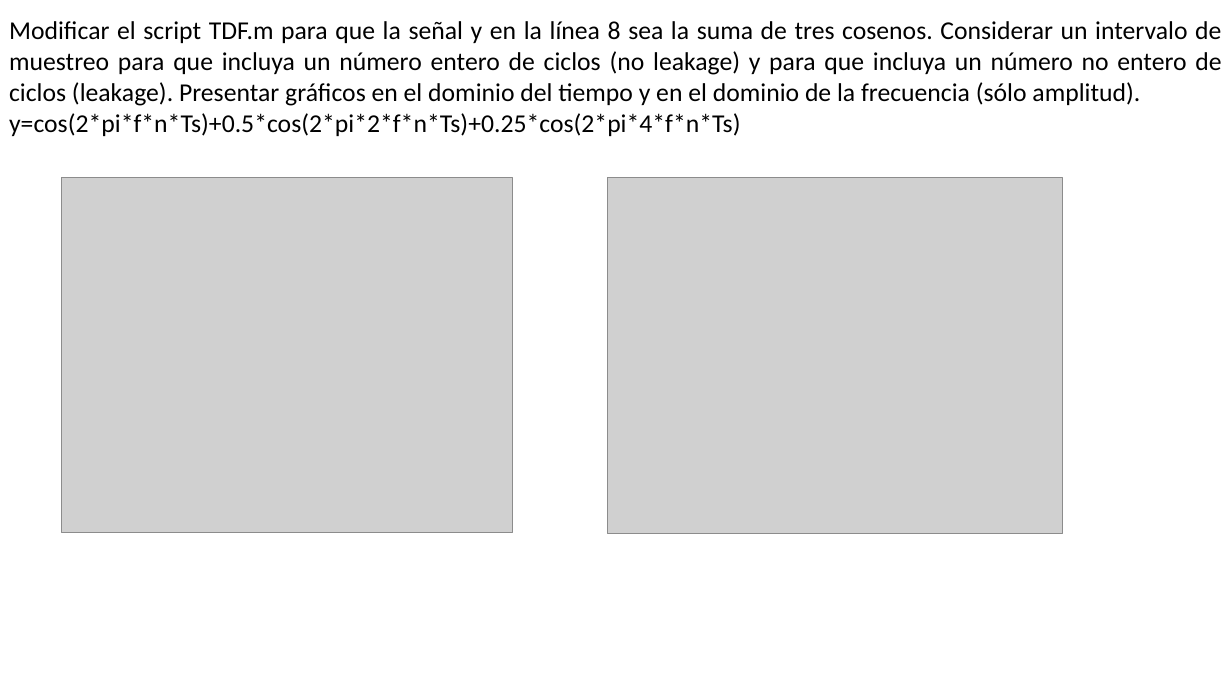
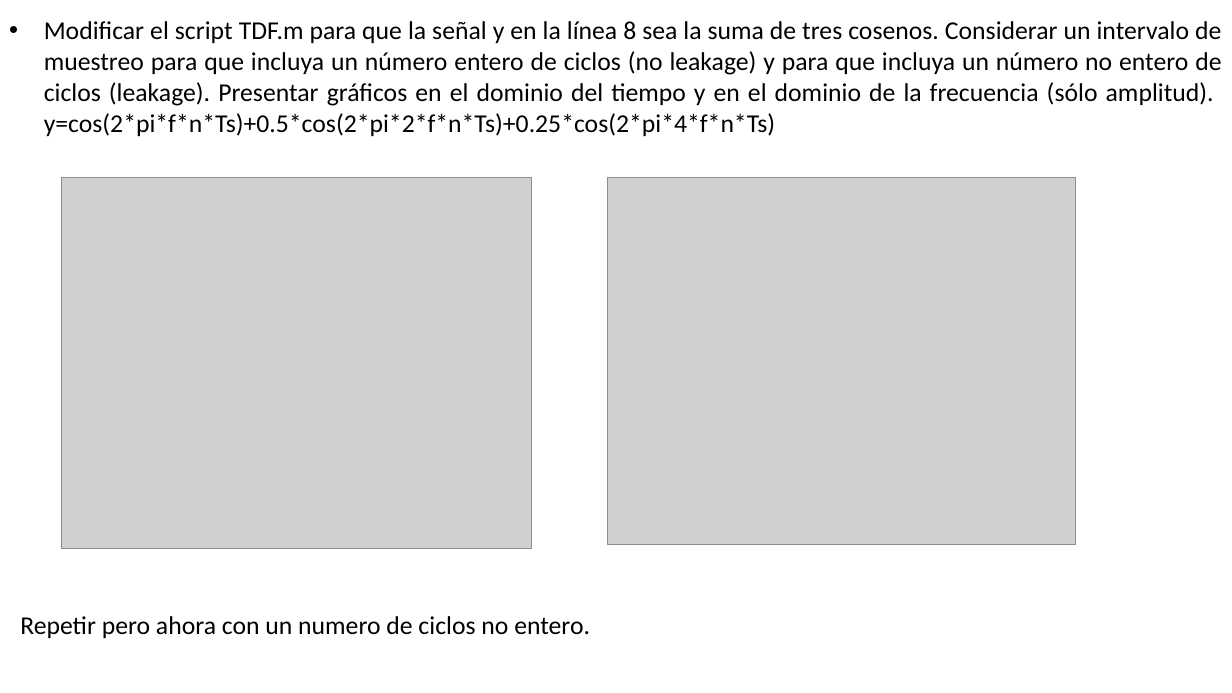
Before and after one commit to odeluigi/Analisis, a slide deck: slide 6 of TP4/Presentacion-TP-4.pptx. Drawn at 1232x693 pixels with LibreOffice and Linux fonts; fonts in the diff are those of the drawing; grey boxes stand for pictures. Boxes give left, top, right and bottom in pixels: in the first picture for what was removed or moved away, otherwise in the second. Text is boxed around its words. In the diff, an @@ line names an element or a change of style, - is before the commit and + after.

```diff
--- a/TP4/Presentacion-TP-4.pptx
+++ b/TP4/Presentacion-TP-4.pptx
@@ text at bbox=[44, 21, 1221, 136]: text changed @@
-Modificar el script TDF.m para que la señal y en la línea 8 sea la suma de tres cosenos. Considerar un intervalo de muestreo para que incluya un número entero de ciclos (no leakage) y para que incluya un número no entero de ciclos (leakage). Presentar gráficos en el dominio del tiempo y en el dominio de la frecuencia (sólo amplitud).
-y=cos(2*pi*f*n*Ts)+0.5*cos(2*pi*2*f*n*Ts)+0.25*cos(2*pi*4*f*n*Ts)
+• Modificar el script TDF.m para que la señal y en la línea 8 sea la suma de tres cosenos. Considerar un intervalo de muestreo para que incluya un número entero de ciclos (no leakage) y para que incluya un número no entero de ciclos (leakage). Presentar gráficos en el dominio del tiempo y en el dominio de la frecuencia (sólo amplitud). y=cos(2*pi*f*n*Ts)+0.5*cos(2*pi*2*f*n*Ts)+0.25*cos(2*pi*4*f*n*Ts)
@@ picture: place and size @@
-picture at bbox=[62, 177, 513, 533]
+picture at bbox=[62, 177, 532, 549]
@@ picture: place and size @@
-picture at bbox=[608, 177, 1063, 534]
+picture at bbox=[608, 177, 1077, 545]
@@ text added at bbox=[20, 616, 590, 638], 20 pt, text #000000 @@
+Repetir pero ahora con un numero de ciclos no entero.
```
Also in this commit, not shown: 2 other slides changed, 8 slides added, 2 other files.
